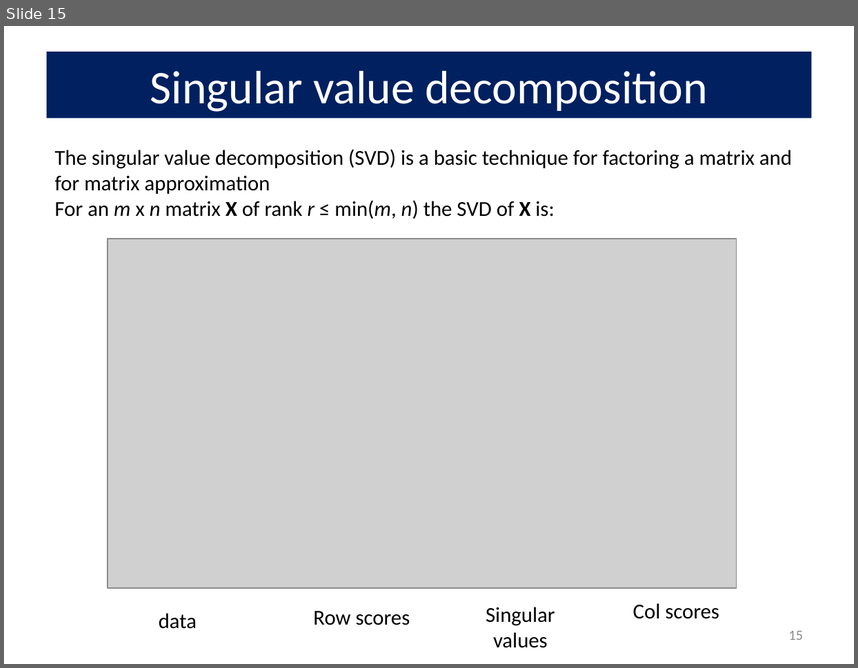
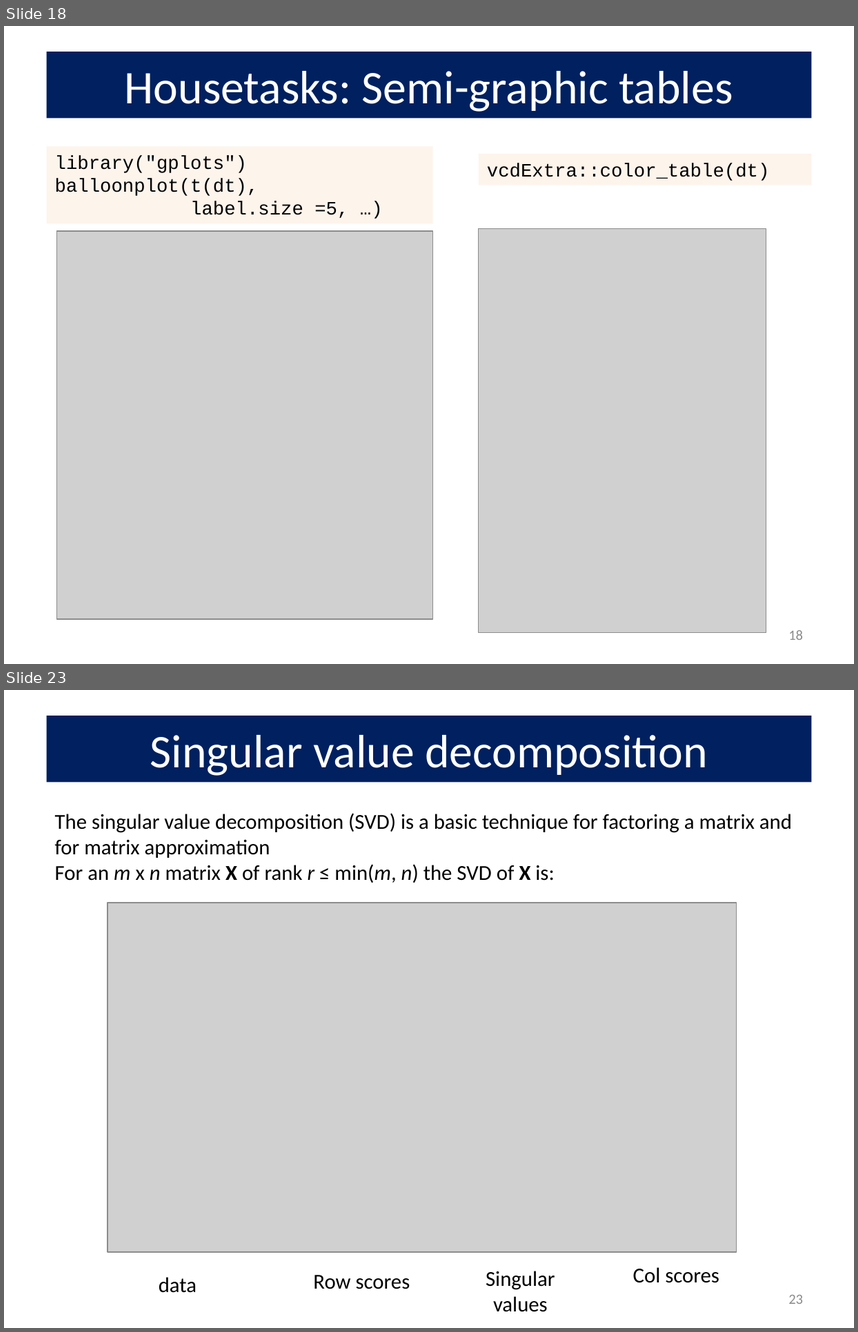
Before and after one commit to friendly/psy6136, a slide deck: lectures/05-Corresp.pptx. Shown one above the other, each under a label of ours: slide 15 before the commit, slides 18 and 23 after it; the slides between them are not shown. The pictures are 858x668 and 858x1332 pixels, drawn with LibreOffice and Linux fonts; fonts in the diff are those of the drawing; grey boxes stand for pictures. Boxes give left, top, right and bottom in pixels: in the first picture for what was removed or moved away, otherwise in the second. Text is boxed around its words. In the diff, an @@ line names an element or a change of style, - is before the commit and + after.

```diff
--- a/lectures/05-Corresp.pptx
+++ b/lectures/05-Corresp.pptx
@@ slide 18 added at [4, 26, 854, 664], background #FFFFFF @@
@@ title added at [47, 52, 811, 118], fill #002060, 39.6 pt, text #FFFFFF @@
+Housetasks: Semi-graphic tables
@@ rectangle added at [47, 147, 433, 224], fill #FDEADA at 50% opacity, 16 pt, text #000000 @@
+library("gplots")
+balloonplot(t(dt),
+label.size =5, …)
@@ rectangle added at [478, 154, 811, 185], fill #FDEADA at 50% opacity, 16 pt, text #000000 @@
+vcdExtra::color_table(dt)
@@ picture added at [56, 231, 433, 619] @@
@@ picture added at [478, 228, 766, 631] @@
@@ page number added at [789, 630, 803, 639], 12 pt, text #8C8C8C @@
+18
@@ what was slide 15 is now slide 23 @@
@@ page number at [789, 1294, 803, 1303]: text changed @@
-15
+23
```
Also in this commit, not shown: 10 slides changed, 7 other slides added, 5 other files.
